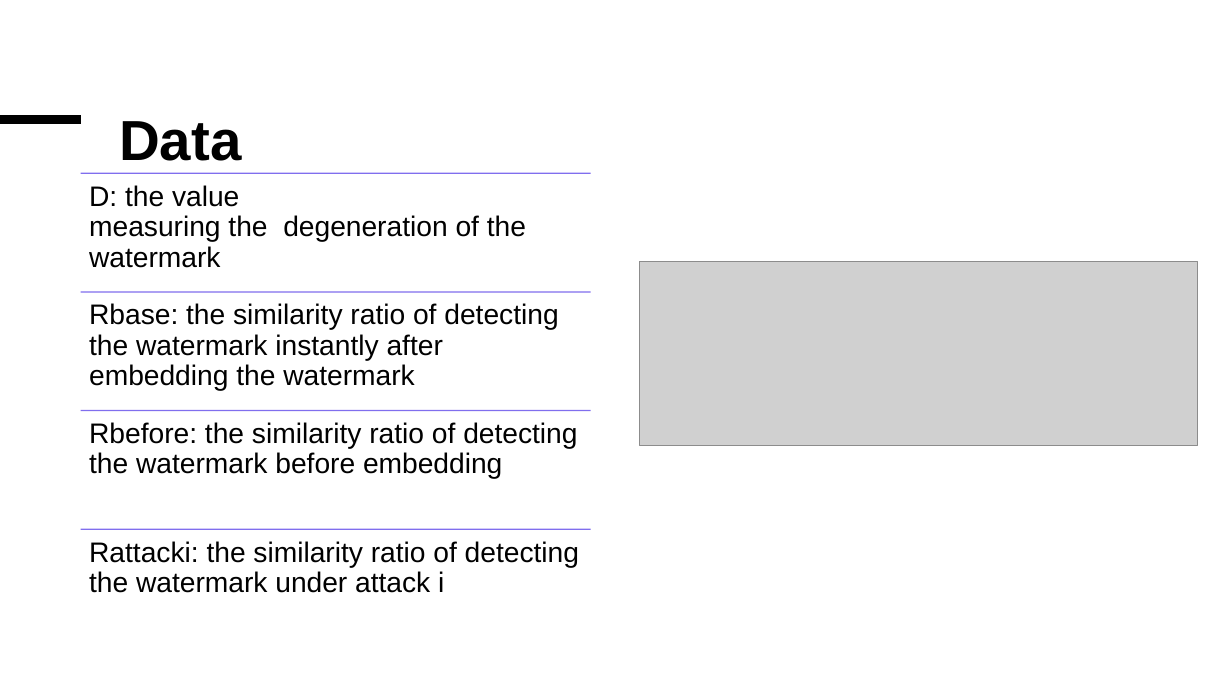
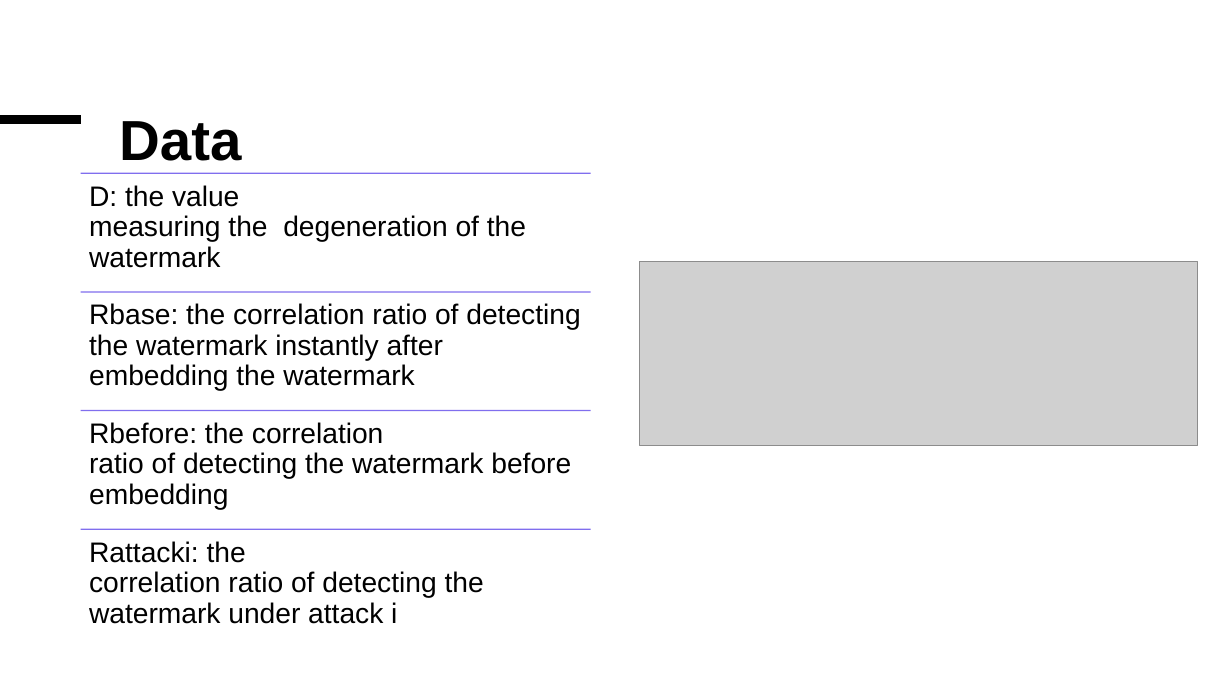
Before and after one commit to RiverUp/The-Robustness-of-Watermark-Embeddedness-Based-on-Different-Transformations-with-Different-Algorithm, a slide deck: slide 27 of report/The Robustness of Watermark Embeddedness Based on Different Transformations with Different Algorithms into Different Fre.pptx. Drawn at 1232x693 pixels with LibreOffice and Linux fonts; fonts in the diff are those of the drawing; grey boxes stand for pictures. Boxes give left, top, right and bottom in pixels: in the first picture for what was removed or moved away, otherwise in the second. Text is boxed around its words. In the diff, an @@ line names an element or a change of style, - is before the commit and + after.

Commit message:
correlation method modified

```diff
--- a/report/The Robustness of Watermark Embeddedness Based on Different Transformations with Different Algorithms into Different Fre.pptx
+++ b/report/The Robustness of Watermark Embeddedness Based on Different Transformations with Different Algorithms into Different Fre.pptx
@@ text at (x1=89, y1=303, x2=580, y2=391): text changed @@
-Rbase: the similarity ratio of detecting the watermark instantly after embedding the watermark
+Rbase: the correlation ratio of detecting the watermark instantly after embedding the watermark
@@ text at (x1=89, y1=422, x2=571, y2=510): text changed @@
-Rbefore: the similarity ratio of detecting the watermark before embedding
+Rbefore: the correlation ratio of detecting the watermark before embedding
@@ text at (x1=89, y1=541, x2=484, y2=624): text changed @@
-Rattacki: the similarity ratio of detecting the watermark under attack i
+Rattacki: the correlation ratio of detecting the watermark under attack i
```
Also in this commit, not shown: 1 other slide changed, 8 other files.
